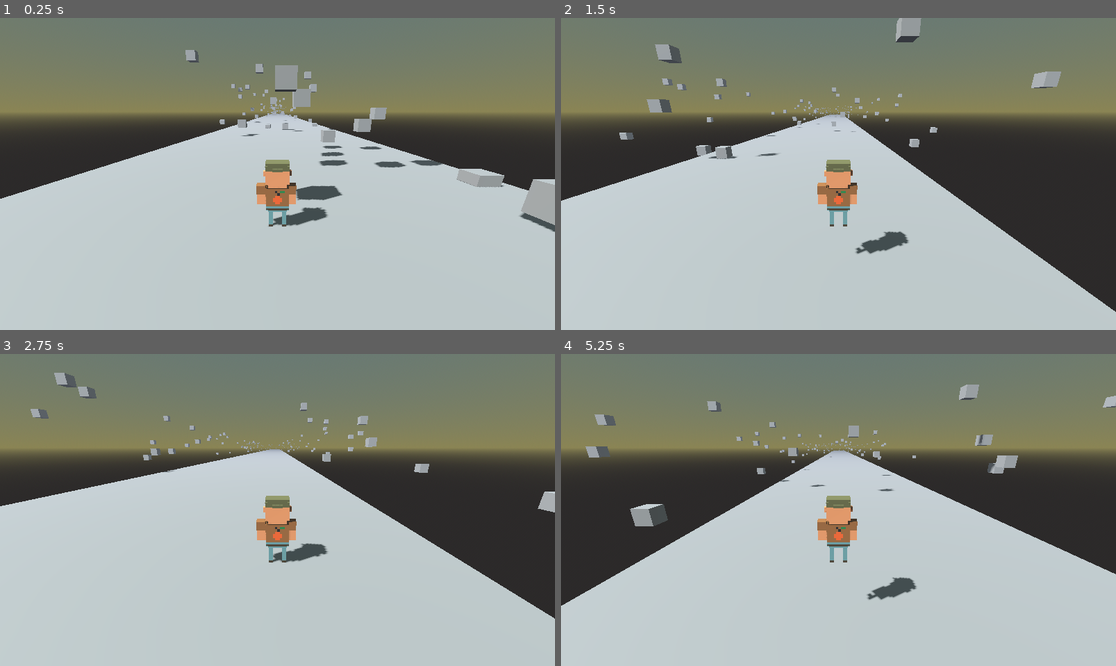
Above: before the commit, frames 1-4 (two rows, left to right).
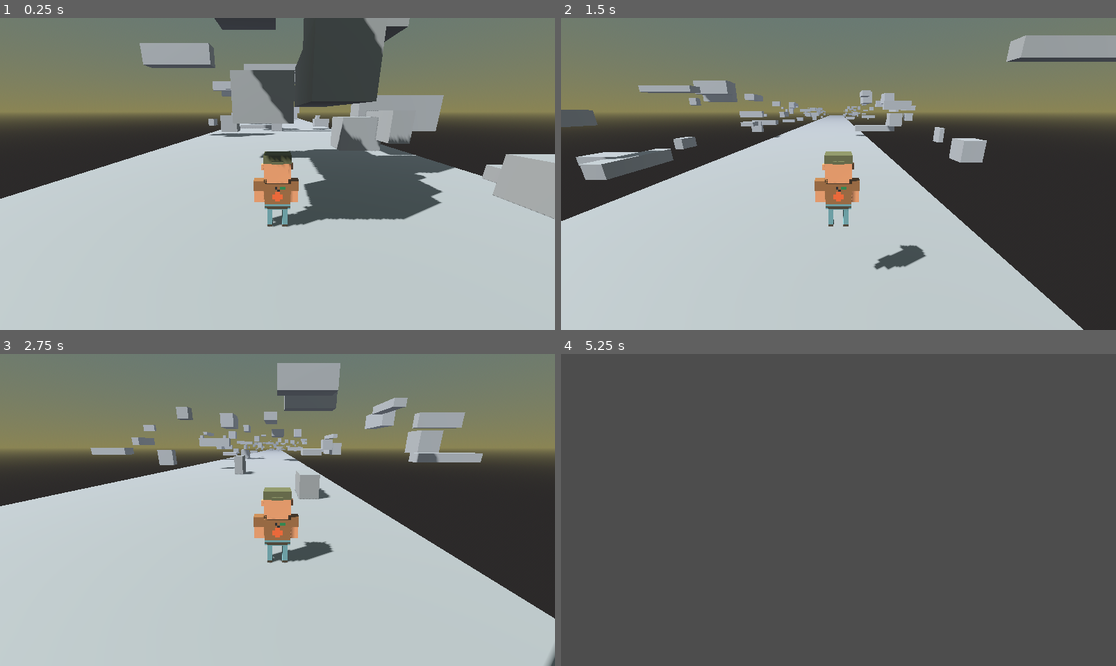
Above: after the commit, the same moments.

Repository: g-h-o-s-t-studio/across-the-roads
Game: Godot game, scene res://Levels/Main.tscn
Two runs of this game, one before a commit and one after it. Both use one fixed random seed, a clock stepped at 60 frames per second and the inputs below.
Inputs:
- Up to frame 1 (0.25 s): no input
- Up to frame 2 (1.5 s): tap Enter (ui_accept) at 0.5, 0.77 s; hold Right (ui_right) 0.53-1.28 s; hold Left (ui_left) from 1.28 s (still down)
- Up to frame 3 (2.75 s): tap Enter (ui_accept) at 1.52 s; release Left (ui_left) at 2.03 s; hold Right (ui_right) from 2.03 s (still down)
- Up to frame 4 (5.25 s): tap Enter (ui_accept) at 3.02, 3.77, 4.52 s; release Right (ui_right) at 3.53 s; hold Left (ui_left) from 3.53 s (still down)

The runs differ from the first frame. In frame 1, 18% of the frame differs, in the area x 25-100%, y 0-69%; in frame 2, 14%; in frame 3, 7.6%; in frame 4, 97%, in the area x 0-100%, y 0-100%.

Commit message:
Add new obstacles, player area

Diff:
--- a/Levels/Tiles/Tile.tscn
+++ b/Levels/Tiles/Tile.tscn
@@ -10,8 +10,6 @@
 
 [node name="Tile" type="Node3D"]
 script = ExtResource("1_m808o")
-min_obstacles = null
-max_obstacles = null
 
 [node name="Tile" type="StaticBody3D" parent="."]
 transform = Transform3D(1, 0, 0, 0, 1, 0, 0, 0, 1, 0, -1, 0)
--- a/Models/Characters/Default/Player.tscn
+++ b/Models/Characters/Default/Player.tscn
@@ -3,29 +3,29 @@
 [ext_resource type="Script" path="res://Scripts/Player.gd" id="1_4rpfs"]
 [ext_resource type="PackedScene" uid="uid://ddybcft6ywi5w" path="res://Models/Characters/Default/charater_1.glb" id="2_4wb72"]
 
+[sub_resource type="CapsuleShape3D" id="CapsuleShape3D_lp7b6"]
+
 [sub_resource type="CapsuleShape3D" id="CapsuleShape3D_ytx2b"]
-
-[sub_resource type="BoxShape3D" id="BoxShape3D_58ca2"]
-size = Vector3(1, 2, 0)
 
 [node name="Player" type="CharacterBody3D"]
 script = ExtResource("1_4rpfs")
+
+[node name="Area" type="Area3D" parent="."]
+transform = Transform3D(1, 0, 0, 0, 1, 0, 0, 0, 1, 0, 1.01, 0)
+
+[node name="AreaCollision" type="CollisionShape3D" parent="Area"]
+transform = Transform3D(1.01, 0, 0, 0, 1.01, 0, 0, 0, 1.01, 0, 0, 0)
+shape = SubResource("CapsuleShape3D_lp7b6")
 
 [node name="Collision" type="CollisionShape3D" parent="."]
 transform = Transform3D(1, 0, 0, 0, 1, 0, 0, 0, 1, 0, 1, 0)
 shape = SubResource("CapsuleShape3D_ytx2b")
 
 [node name="charater_1" parent="." instance=ExtResource("2_4wb72")]
-transform = Transform3D(0.6, 0, 0, 0, 0.6, 0, 0, 0, 0.6, 0, 0, 0)
+transform = Transform3D(0.67, 0, 0, 0, 0.67, 0, 0, 0, 0.67, 0, 0, 0)
 
 [node name="Camera3D" type="Camera3D" parent="."]
 transform = Transform3D(-1, -2.55599e-08, 8.36028e-08, 0, 0.956305, 0.292372, -8.74228e-08, 0.292372, -0.956305, 0, 3, -5)
 far = 400.0
 
-[node name="Area" type="Area3D" parent="."]
-transform = Transform3D(1, 0, 0, 0, 1, 0, 0, 0, 1, 0, 1, 0.5)
-
-[node name="AreaCollision" type="CollisionShape3D" parent="Area"]
-shape = SubResource("BoxShape3D_58ca2")
-
 [connection signal="body_entered" from="Area" to="." method="_on_area_body_entered"]
--- a/Models/Obstacles/BaseObstacle/Obstacle.tscn
+++ b/Models/Obstacles/BaseObstacle/Obstacle.tscn
@@ -2,11 +2,5 @@
 
 [ext_resource type="Script" path="res://Scripts/Obstacles/BaseObstacle/BaseObstacle.gd" id="1_qdf6a"]
 
-[node name="Obstacle" type="Node3D"]
+[node name="Obstacle" type="StaticBody3D"]
 script = ExtResource("1_qdf6a")
-
-[node name="StaticBody3D" type="StaticBody3D" parent="."]
-
-[node name="CollisionShape3D" type="CollisionShape3D" parent="StaticBody3D"]
-
-[node name="MeshInstance3D" type="MeshInstance3D" parent="StaticBody3D"]
--- /dev/null
+++ b/Models/Obstacles/Cube.tscn
@@ -0,0 +1,19 @@
+[gd_scene load_steps=5 format=3 uid="uid://bndv86f5k1a20"]
+
+[ext_resource type="PackedScene" uid="uid://cnps55a4ktvoe" path="res://Models/Obstacles/BaseObstacle/Obstacle.tscn" id="1_u31i5"]
+[ext_resource type="Script" path="res://Scripts/Obstacles/Cube.gd" id="2_ohbpm"]
+
+[sub_resource type="BoxShape3D" id="BoxShape3D_qyet8"]
+
+[sub_resource type="BoxMesh" id="BoxMesh_2lore"]
+
+[node name="Obstacle" instance=ExtResource("1_u31i5")]
+transform = Transform3D(1, 0, 0, 0, 1, 0, 0, 0, 1, 0, 0.5, 0)
+script = ExtResource("2_ohbpm")
+
+[node name="CollisionShape3D" type="CollisionShape3D" parent="." index="0"]
+shape = SubResource("BoxShape3D_qyet8")
+
+[node name="MeshInstance3D" type="MeshInstance3D" parent="." index="1"]
+mesh = SubResource("BoxMesh_2lore")
+skeleton = NodePath("")
--- /dev/null
+++ b/Models/Obstacles/Parallelepiped.tscn
@@ -0,0 +1,21 @@
+[gd_scene load_steps=5 format=3 uid="uid://qnohgq5kqnu1"]
+
+[ext_resource type="PackedScene" uid="uid://cnps55a4ktvoe" path="res://Models/Obstacles/BaseObstacle/Obstacle.tscn" id="1_jmt25"]
+[ext_resource type="Script" path="res://Scripts/Obstacles/Parallelepiped.gd" id="2_hi2nk"]
+
+[sub_resource type="BoxShape3D" id="BoxShape3D_cwiqh"]
+size = Vector3(3, 1, 1)
+
+[sub_resource type="BoxMesh" id="BoxMesh_mvsy1"]
+size = Vector3(3, 1, 1)
+
+[node name="Obstacle" instance=ExtResource("1_jmt25")]
+transform = Transform3D(1, 0, 0, 0, 1, 0, 0, 0, 1, 0, 0.5, 0)
+script = ExtResource("2_hi2nk")
+
+[node name="CollisionShape3D" type="CollisionShape3D" parent="." index="0"]
+shape = SubResource("BoxShape3D_cwiqh")
+
+[node name="MeshInstance3D" type="MeshInstance3D" parent="." index="1"]
+mesh = SubResource("BoxMesh_mvsy1")
+skeleton = NodePath("")
--- a/Models/Obstacles/Square.tscn
+++ /dev/null
@@ -1,17 +0,0 @@
-[gd_scene load_steps=5 format=3 uid="uid://bndv86f5k1a20"]
-
-[ext_resource type="PackedScene" uid="uid://cnps55a4ktvoe" path="res://Models/Obstacles/BaseObstacle/Obstacle.tscn" id="1_d18e6"]
-[ext_resource type="Script" path="res://Scripts/Obstacles/Square.gd" id="2_33m6w"]
-
-[sub_resource type="BoxShape3D" id="BoxShape3D_tob37"]
-
-[sub_resource type="BoxMesh" id="BoxMesh_fls7p"]
-
-[node name="Obstacle" instance=ExtResource("1_d18e6")]
-script = ExtResource("2_33m6w")
-
-[node name="CollisionShape3D" parent="StaticBody3D" index="0"]
-shape = SubResource("BoxShape3D_tob37")
-
-[node name="MeshInstance3D" parent="StaticBody3D" index="1"]
-mesh = SubResource("BoxMesh_fls7p")
--- /dev/null
+++ b/Models/Obstacles/Wall.tscn
@@ -0,0 +1,21 @@
+[gd_scene load_steps=5 format=3 uid="uid://cqk0l00omse3o"]
+
+[ext_resource type="PackedScene" uid="uid://cnps55a4ktvoe" path="res://Models/Obstacles/BaseObstacle/Obstacle.tscn" id="1_j62je"]
+[ext_resource type="Script" path="res://Scripts/Obstacles/Wall.gd" id="2_4h7ee"]
+
+[sub_resource type="BoxShape3D" id="BoxShape3D_v4e64"]
+size = Vector3(4, 1, 1)
+
+[sub_resource type="BoxMesh" id="BoxMesh_2f0jt"]
+size = Vector3(4, 1, 1)
+
+[node name="Obstacle" instance=ExtResource("1_j62je")]
+transform = Transform3D(1, 0, 0, 0, 1, 0, 0, 0, 1, 0, 0.5, 0)
+script = ExtResource("2_4h7ee")
+
+[node name="CollisionShape3D" type="CollisionShape3D" parent="." index="0"]
+shape = SubResource("BoxShape3D_v4e64")
+
+[node name="MeshInstance3D" type="MeshInstance3D" parent="." index="1"]
+mesh = SubResource("BoxMesh_2f0jt")
+skeleton = NodePath("")
--- a/Scripts/GameController.gd
+++ b/Scripts/GameController.gd
@@ -16,16 +16,18 @@
 
 
 func _process(_delta: float) -> void:
-	if $Player.position.z > tiles[0].position.z + TILE_SIZE / 2:
-		despawn_tile()
-		spawn_tile()
+	var player = get_node_or_null("$Player")
+	if player != null:
+		if player.global_position.z > tiles[0].position.z + TILE_SIZE:
+			despawn_tile()
+			spawn_tile()
 
-	if $Player.position.y <= KILL_ZONE:
-		get_tree().reload_current_scene()
+		if player.global_position.y <= KILL_ZONE:
+			get_tree().reload_current_scene()
 
 
 func spawn_tile() -> void:
-	var new_tile = TILE_SCENE.instantiate()
+	var new_tile = TILE_SCENE.instantiate() # What's type?
 	new_tile.position = Vector3(0, 0, number_tiles * TILE_SIZE)
 	add_child(new_tile)
 	tiles.append(new_tile)
--- a/Scripts/Obstacles/BaseObstacle/BaseObstacle.gd
+++ b/Scripts/Obstacles/BaseObstacle/BaseObstacle.gd
@@ -1,14 +1,21 @@
-class_name Obstacle extends Node3D
+class_name Obstacle extends StaticBody3D
 
 const MAX_X: int = 30
 
 @onready var is_moving_right: bool = randi() % 2
-@onready var speed: float = randf_range(5, 15)
+@onready var speed: float = randf_range(10, 25)
 
 
 func _ready() -> void:
 	if not is_moving_right:
 		speed = -speed
+
+	change_axis()
+	resize()
+
+
+func resize() -> void:
+	pass
 
 
 func change_direction() -> void:
@@ -16,6 +23,10 @@
 	speed = -speed
 
 
+func change_axis() -> void:
+	rotation.y = deg_to_rad(90 if randi() % 2 else 0)
+
+
 func _process(delta: float) -> void:
 	position.x += speed * delta
 	if abs(position.x) >= MAX_X:
--- /dev/null
+++ b/Scripts/Obstacles/Cube.gd
@@ -0,0 +1,6 @@
+class_name CubeObstacle extends Obstacle
+
+
+func resize() -> void:
+	var new_size: float = randf_range(0.7, 3.5)
+	scale = Vector3(new_size, new_size, new_size)
--- /dev/null
+++ b/Scripts/Obstacles/Parallelepiped.gd
@@ -0,0 +1,5 @@
+class_name ParallelepipedObstacle extends Obstacle
+
+
+func resize() -> void:
+	scale = Vector3(randf_range(0.7, 3.5), randf_range(0.7, 3.5), randf_range(0.7, 3.5))
--- a/Scripts/Obstacles/Square.gd
+++ /dev/null
@@ -1 +0,0 @@
-class_name SquareObstacle extends Obstacle
--- /dev/null
+++ b/Scripts/Obstacles/Wall.gd
@@ -0,0 +1,7 @@
+class_name WallObstacle extends Obstacle
+
+func resize() -> void:
+	var x: float = randf_range(1, 2)
+	var y: float = randf_range(1, 2.5)
+	var z: float = randf_range(1, 3)
+	scale = Vector3(x, y, z)
--- a/Scripts/Player.gd
+++ b/Scripts/Player.gd
@@ -1,6 +1,6 @@
 extends CharacterBody3D
 
-const JUMP_VELOCITY: float = 6.0
+const JUMP_VELOCITY: float = 7.0
 
 var player_speed: float = 7.0
 var gravity: float = ProjectSettings.get_setting("physics/3d/default_gravity")
@@ -26,7 +26,8 @@
 
 
 # FIXME
-func _on_area_body_entered(body):
+func _on_area_body_entered(body) -> void:
 	print(body)
 	if body is Obstacle:
-		print("Obstacle!!!")
+		queue_free()
+		print("--------------Died!----------------")
--- a/Scripts/Tile.gd
+++ b/Scripts/Tile.gd
@@ -1,19 +1,25 @@
 extends Node3D
 
 const OBSTACLES: Array[PackedScene] = [
-	preload("res://Models/Obstacles/Square.tscn"),
+	preload("res://Models/Obstacles/Cube.tscn"),
+	preload("res://Models/Obstacles/Parallelepiped.tscn"),
+	preload("res://Models/Obstacles/Wall.tscn")
 ]
 const MAX_X = 30
 
 @export var min_obstacles: int = 10
 @export var max_obstacles: int = 25
-@onready var mesh: BoxMesh = $Tile/Mesh.mesh
 @onready var rc: RayCast3D = $RayCast
-@onready var half_x: float = mesh.size.x / 2
-@onready var half_z: float = mesh.size.z / 2
+var half_x: float
+var half_z: float
 
 
 func _ready() -> void:
+	var mesh_inst: MeshInstance3D = $Tile/Mesh
+	var mesh: BoxMesh = mesh_inst.mesh
+	half_x = mesh.size.x / 2
+	half_z = mesh.size.z / 2
+
 	for i: int in range(randi_range(min_obstacles, max_obstacles)):
 		var obs = OBSTACLES[randi() % OBSTACLES.size() - 1].instantiate() #? as Obstacle
 		obs.position = get_spawn_position()
--- a/project.godot
+++ b/project.godot
@@ -13,8 +13,18 @@
 config/name="Across-the-roads"
 run/main_scene="res://Levels/Main.tscn"
 config/features=PackedStringArray("4.2", "Mobile")
+run/max_fps=60
 config/icon="res://icon.svg"
+
+[debug]
+
+gdscript/warnings/unsafe_property_access=1
 
 [rendering]
 
 renderer/rendering_method="mobile"
+
+[threading]
+
+worker_pool/warnings/unsafe_property_access=1
+worker_pool/max_fps=60
